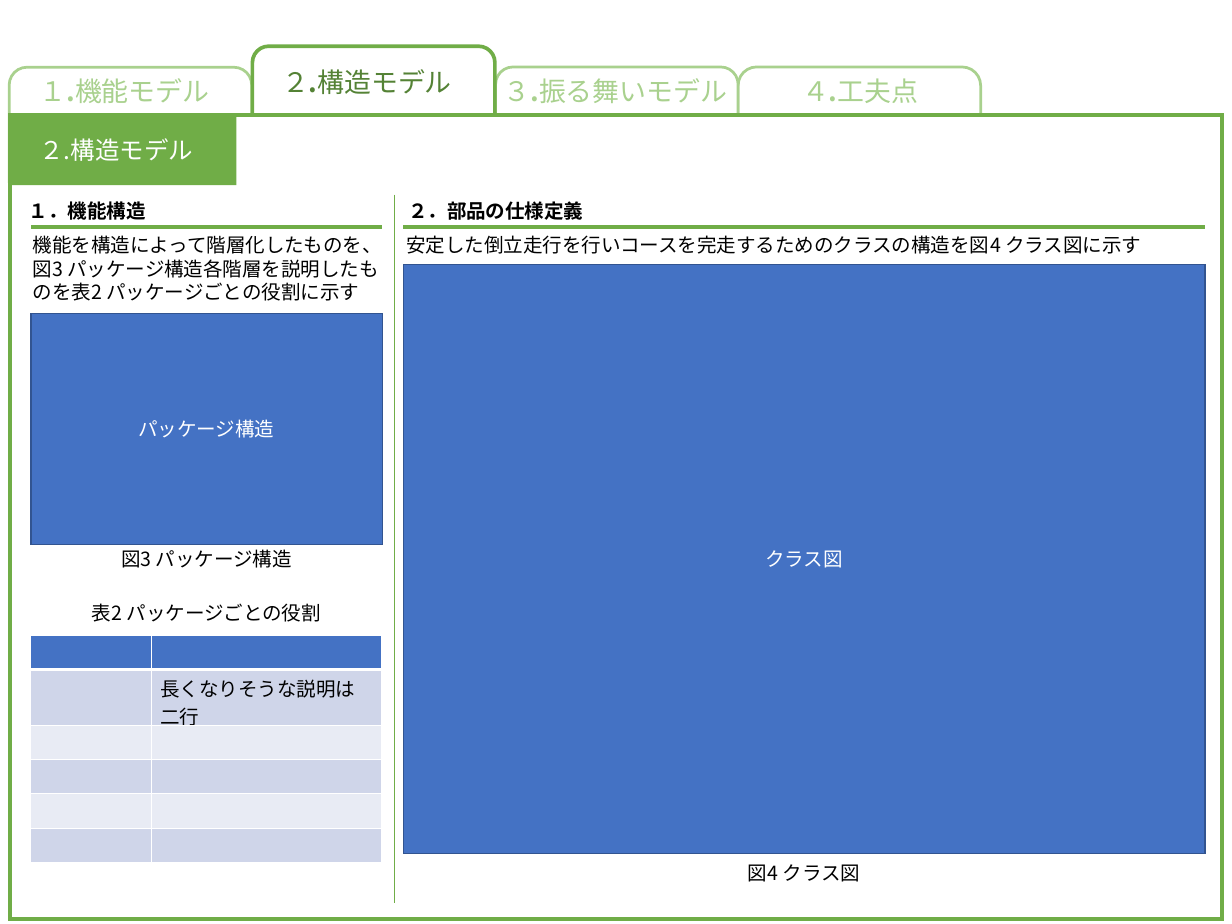
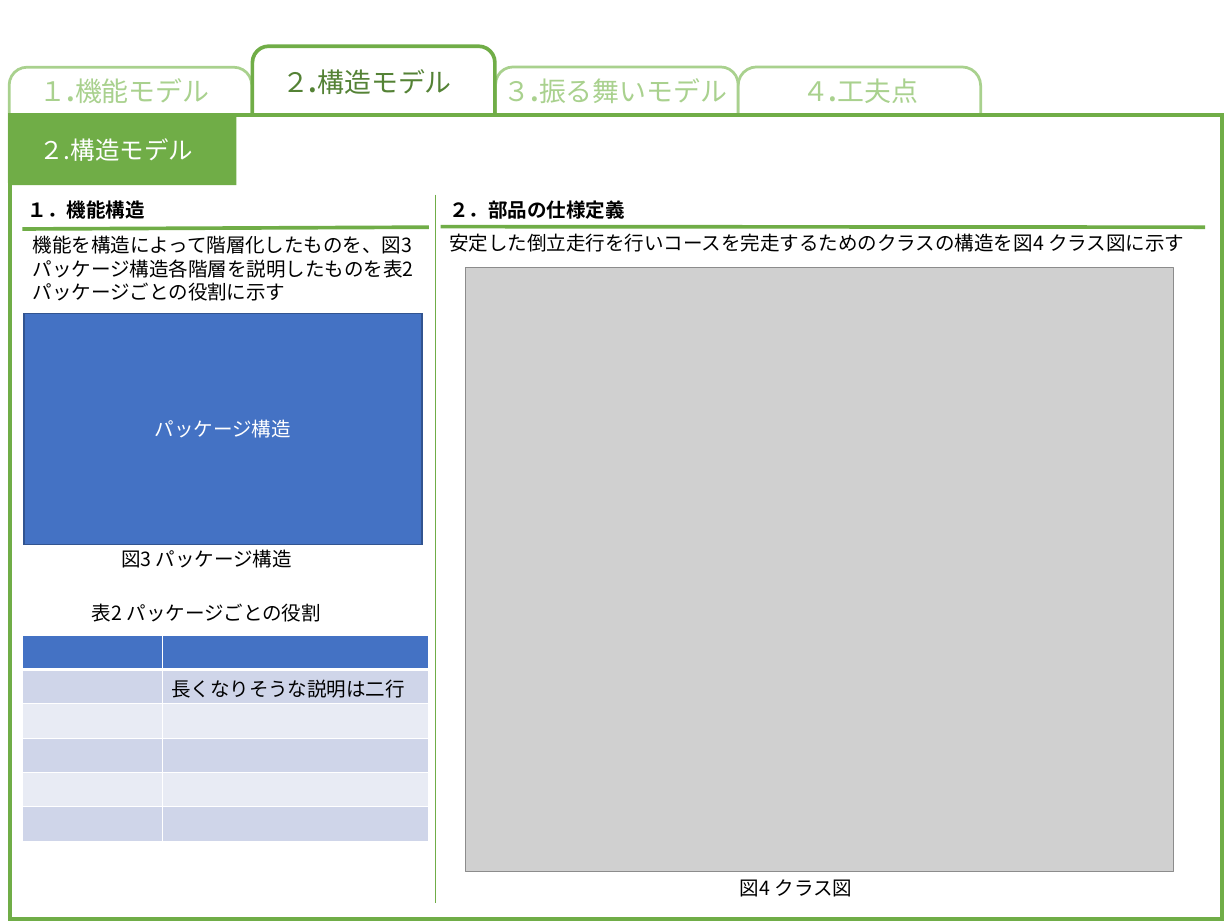
Before and after one commit to akita-lab-2019/model, a slide deck: slide 3 of model_file_template_primary.pptx. Drawn at 1232x924 pixels with LibreOffice and Linux fonts; fonts in the diff are those of the drawing; grey boxes stand for pictures. Boxes give left, top, right and bottom in pixels: in the first picture for what was removed or moved away, otherwise in the second. Text is boxed around its words. In the diff, an @@ line names an element or a change of style, - is before the commit and + after.

Commit message:
シーケンス図周り編集、３つ分未完

```diff
--- a/model_file_template_primary.pptx
+++ b/model_file_template_primary.pptx
@@ line moved from (394, 194) - (394, 903) to (436, 194) - (436, 903) @@
@@ text "２．部品の仕様定義": place and size @@
-text "２．部品の仕様定義" at [408, 201, 583, 220]
+text "２．部品の仕様定義" at [449, 200, 624, 219]
@@ line moved from (31, 227) - (382, 227) to (22, 229) - (429, 227) @@
@@ text "機能を構造によって階層化したものを、図3 パッケージ構造各階層を説明したものを表2 パッケージごとの役割に示す" rewrapped from [33, 235, 382, 301] to [33, 235, 414, 301] @@
@@ text "安定した倒立走行を行いコースを完走するためのクラスの構造を図4 クラス図に示す": place and size @@
-text "安定した倒立走行を行いコースを完走するためのクラスの構造を図4 クラス図に示す" at [406, 235, 1141, 254]
+text "安定した倒立走行を行いコースを完走するためのクラスの構造を図4 クラス図に示す" at [449, 233, 1184, 252]
@@ line moved from (403, 227) - (1205, 227) to (441, 227) - (1205, 227) @@
@@ rectangle removed at [403, 264, 1205, 854] @@
-クラス図
@@ picture added at [466, 268, 1174, 872] @@
@@ rectangle "パッケージ構造": place and size @@
-rectangle "パッケージ構造" at [31, 314, 382, 545]
+rectangle "パッケージ構造" at [24, 314, 422, 545]
@@ table: place and size @@
-table at [31, 635, 382, 873]
+table at [22, 635, 429, 873]
@@ text "図4 クラス図": place and size @@
-text "図4 クラス図" at [748, 864, 861, 882]
+text "図4 クラス図" at [740, 879, 853, 897]
```
Also in this commit, not shown: 3 other slides changed, 11 other files.
